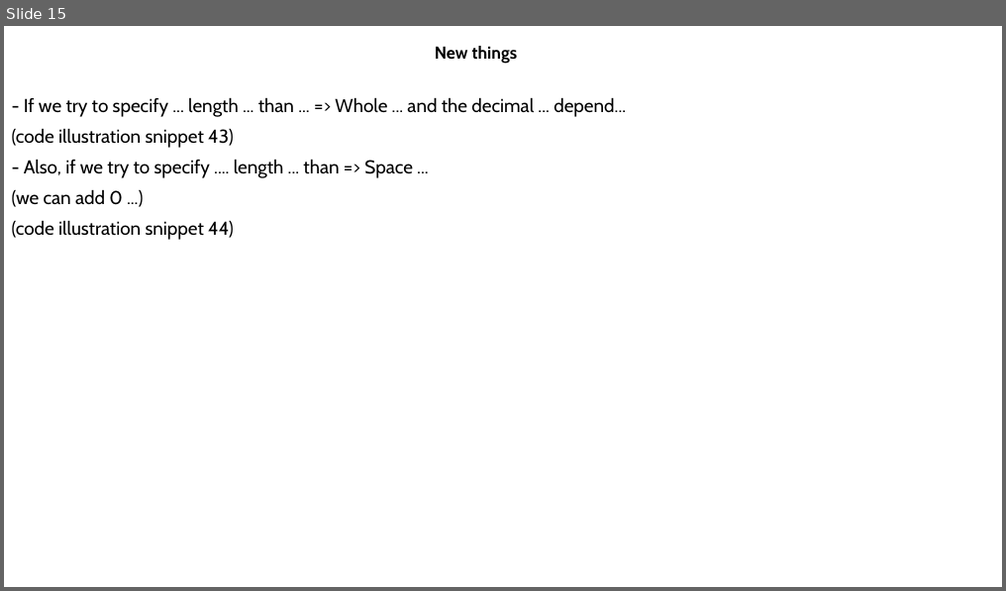
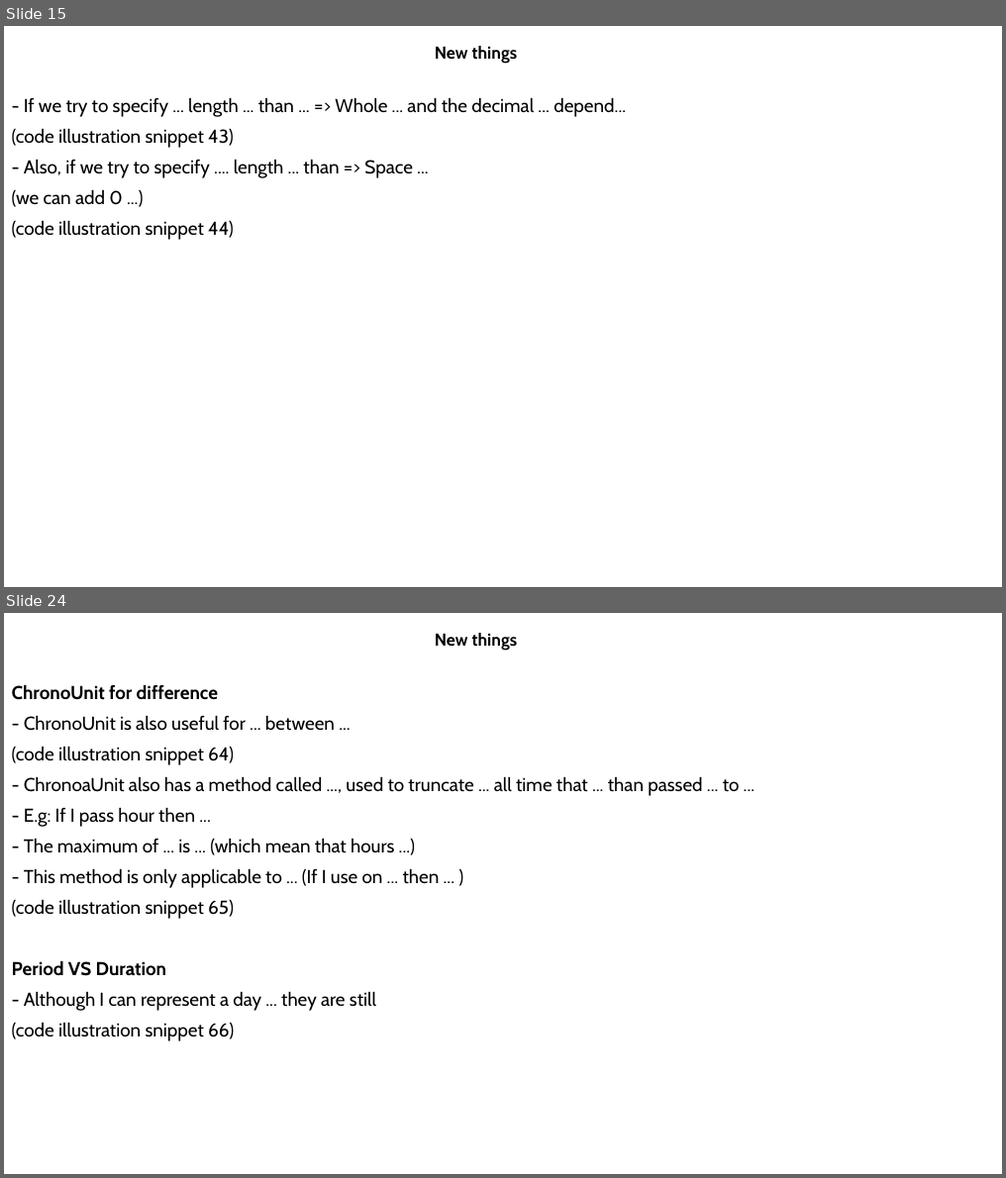
Before and after one commit to MaiDinhVinh/CS-Java, a slide deck: OCP17/JSE17 Migration.pptx. Shown one above the other, each under a label of ours: slide 15 before the commit, slides 15 and 24 after it; the slides between them are not shown. The pictures are 1006x591 and 1006x1178 pixels, drawn with LibreOffice and Linux fonts; fonts in the diff are those of the drawing. Boxes give left, top, right and bottom in pixels: in the first picture for what was removed or moved away, otherwise in the second. Text is boxed around its words. In the diff, an @@ line names an element or a change of style, - is before the commit and + after.

```diff
--- a/OCP17/JSE17 Migration.pptx
+++ b/OCP17/JSE17 Migration.pptx
@@ slide 24 added at (4, 613, 1002, 1174), background #FFFFFF @@
@@ subtitle added at (435, 633, 518, 651), 16.6 pt, text #000000, bold @@
+New things
@@ text added at (12, 684, 740, 1042), 18 pt, text #000000 @@
+ChronoUnit for difference
+- ChronoUnit is also useful for ... between ...
+(code illustration snippet 64)
+- ChronoaUnit also has a method called ..., used to truncate ... all time that ... than passed ... to ...
+- E.g: If I pass hour then ...
+- The maximum of ... is ... (which mean that hours ...)
+- This method is only applicable to ... (If I use on ... then ... )
+(code illustration snippet 65)
+Period VS Duration
+- Although I can represent a day ... they are still
+(code illustration snippet 66)
```
Also in this commit, not shown: 13 other slides added.
